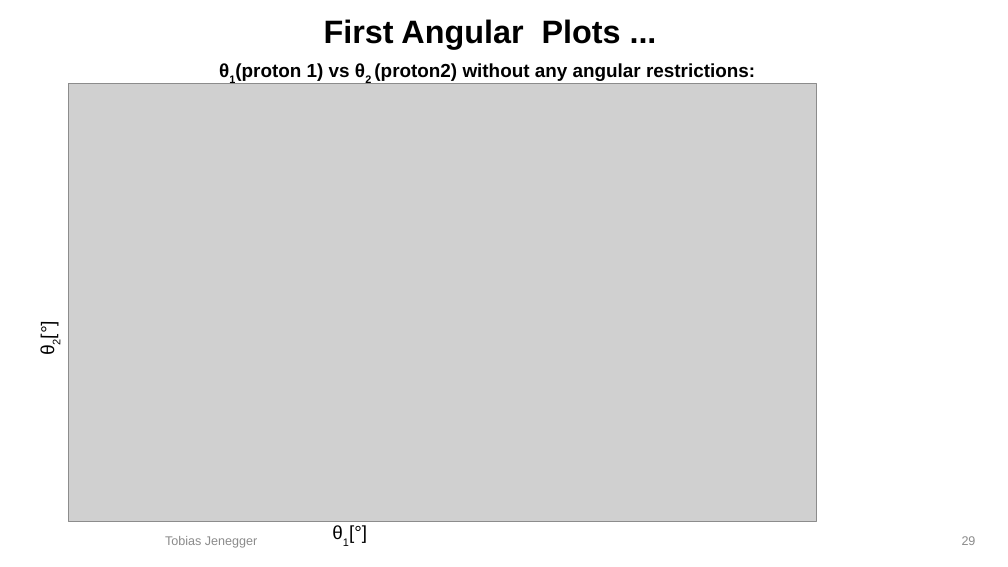
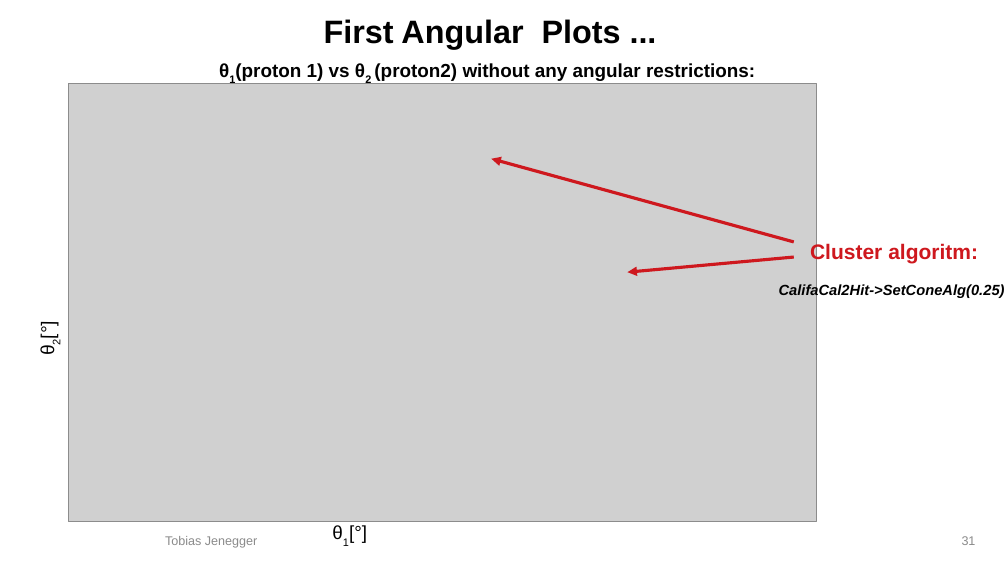
Before and after one commit to jenegger/2021_psi_pres, a slide deck: slide 31 of analysis.odp (slide 29 before the commit). Drawn at 1008x567 pixels with LibreOffice and Linux fonts; fonts in the diff are those of the drawing; grey boxes stand for pictures; background and template pictures are left out. Boxes give left, top, right and bottom in pixels: in the first picture for what was removed or moved away, otherwise in the second. Text is boxed around its words. In the diff, an @@ line names an element or a change of style, - is before the commit and + after.

```diff
--- a/analysis.odp
+++ b/analysis.odp
@@ arrow added from (794, 242) to (492, 159), #CE181E 3 pt @@
@@ arrow added from (794, 257) to (628, 272), #CE181E 3 pt @@
@@ text added at bbox=[779, 242, 1005, 298], 14 pt, text #000000, bold, italic @@
+Cluster algoritm:
+CalifaCal2Hit->SetConeAlg(0.25)
@@ page number at bbox=[962, 536, 976, 545]: text changed @@
-29
+31
```
Also in this commit, not shown: 7 other slides changed, 15 slides added, 5 slides removed, 7 other files.
